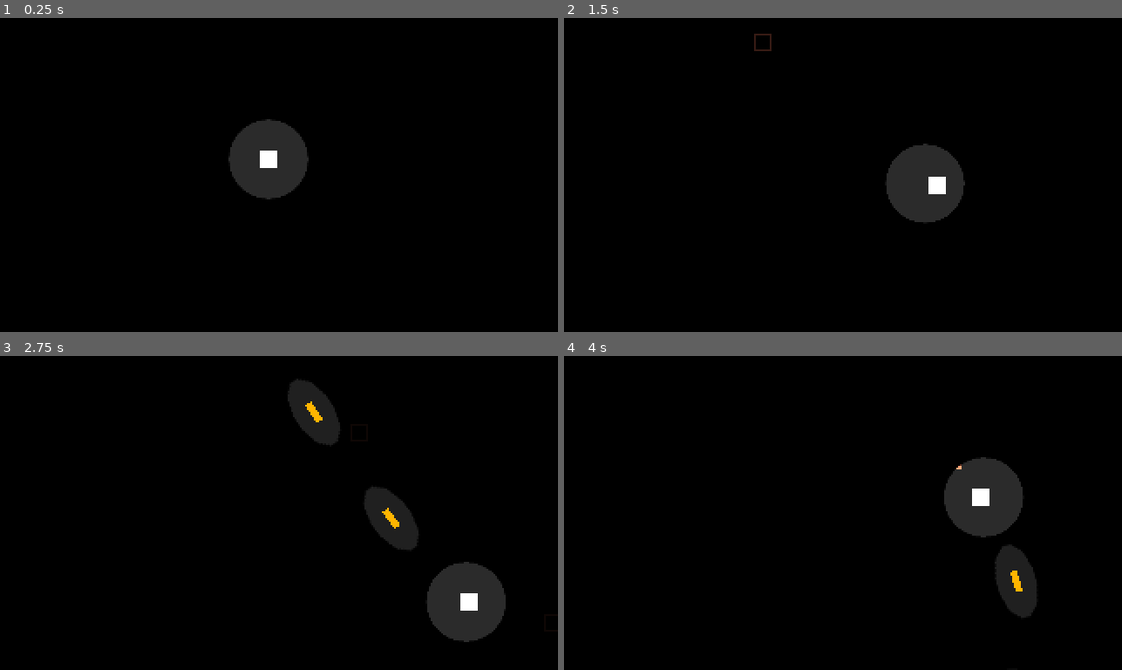
Above: before the commit, frames 1-4 (two rows, left to right).
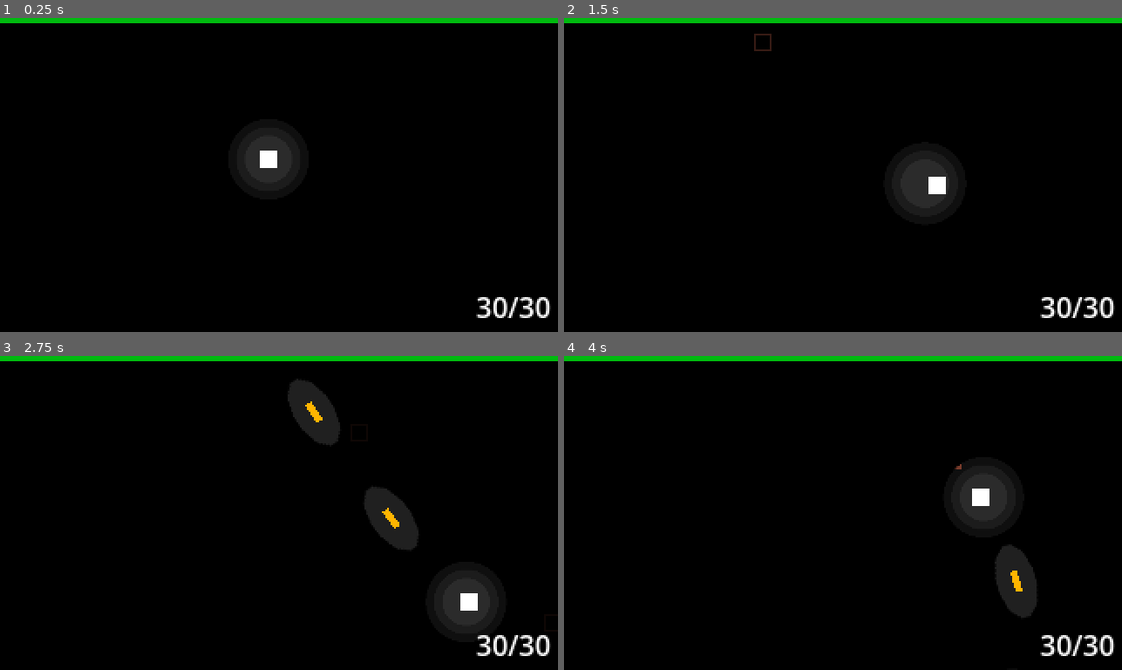
Above: after the commit, the same moments.

Repository: ThanapatrP/game-project-shooter
Game: Godot game, scene res://src/levels/test_level.tscn
Two runs of this game, one before a commit and one after it. Both use one fixed random seed, a clock stepped at 60 frames per second and the inputs below.
Inputs (mouse positions are in pixels of both pictures, inside the frame that each line leads up to):
- Up to frame 1 (0.25 s): no input
- Up to frame 2 (1.5 s): tap Enter at 0.5 s; move the mouse to (965, 159) at 0.52 s; press the mouse at (965, 159) at 0.53 s; hold D (right) 0.53-1.28 s; move the mouse to (731, 190) at 1.27 s; release the mouse at (731, 190) at 1.28 s; hold S (down) from 1.28 s (still down); right-click (731, 190) at 1.35 s
- Up to frame 3 (2.75 s): move the mouse to (334, 443) at 2.02 s; release S (down) at 2.03 s; press the mouse at (334, 443) at 2.03 s; hold D (right) from 2.03 s (still down)
- Up to frame 4 (4 s): move the mouse to (815, 575) at 2.77 s; release D (right) at 2.78 s; release the mouse at (815, 575) at 2.78 s; hold W (up) 2.78-3.53 s; right-click (815, 575) at 2.85 s; move the mouse to (1010, 560) at 3.52 s; press the mouse at (1010, 560) at 3.53 s; hold A (left) from 3.53 s (still down)

The runs differ from the first frame. In frame 1, 3.0% of the frame differs, in the area x 0-100%, y 0-96%; in frame 2, 2.9%; in frame 3, 3.0%; in frame 4, 3.1%.

Commit message:
main game loop

Diff:
--- a/src/characters/player/player.gd
+++ b/src/characters/player/player.gd
@@ -5,12 +5,16 @@
 const SPD = 80.0
 var p_input := Vector2.ZERO
 
+
 const LIGHT_RES := 128
-const DEF_LIGHT_SCALE = 40
+const DEF_LIGHT_SCALE = 64
 const PLAYER_LIGHT_SCALE = 48
 var mouse_pos : Vector2 = Vector2.ZERO
 var mouse_rad := 0.0
 var mouse_dir : Vector2 = Vector2.ZERO
+
+
+var hp = 100
 
 
 const DEF_SHOOT_CD = 0.1
--- a/src/characters/player/player.tscn
+++ b/src/characters/player/player.tscn
@@ -11,8 +11,8 @@
 
 [sub_resource type="Gradient" id="Gradient_bxhu7"]
 interpolation_mode = 1
-offsets = PackedFloat32Array(0.37013, 0.675325)
-colors = PackedColorArray(1, 1, 1, 1, 0, 0, 0, 0)
+offsets = PackedFloat32Array(0.272727, 0.402597, 0.549784, 0.688312)
+colors = PackedColorArray(1, 1, 1, 1, 1, 1, 1, 0.654902, 1, 1, 1, 0.345098, 0, 0, 0, 0)
 
 [sub_resource type="GradientTexture2D" id="GradientTexture2D_5c1al"]
 gradient = SubResource("Gradient_bxhu7")
--- /dev/null
+++ b/src/levels/ammo_label.gd
@@ -0,0 +1,6 @@
+extends Label
+
+func _process(delta: float) -> void:
+	var plr = get_node_or_null("%Player")
+	if plr != null:
+		pass
--- /dev/null
+++ b/src/levels/hp_bar_pivot.gd
@@ -0,0 +1,6 @@
+extends Node2D
+
+func _process(delta: float) -> void:
+	var plr = get_node_or_null("%Player")
+	if plr != null:
+		scale.x = clamp(plr.hp / 100, 0, 1)
--- a/src/levels/test_level.tscn
+++ b/src/levels/test_level.tscn
@@ -1,7 +1,9 @@
-[gd_scene load_steps=3 format=3 uid="uid://bcnmonal0ebkm"]
+[gd_scene load_steps=5 format=3 uid="uid://bcnmonal0ebkm"]
 
 [ext_resource type="PackedScene" uid="uid://c2uvr2f2eld2n" path="res://src/characters/player/player.tscn" id="1_1ky7t"]
 [ext_resource type="Script" uid="uid://dlkm2ubumia7v" path="res://src/levels/spawner.gd" id="2_6o3kl"]
+[ext_resource type="Script" uid="uid://djtoury4cj4ex" path="res://src/levels/hp_bar_pivot.gd" id="3_hdcac"]
+[ext_resource type="Script" uid="uid://c65tq4spr5dxh" path="res://src/levels/ammo_label.gd" id="4_br53r"]
 
 [node name="TestLevel" type="Node2D"]
 y_sort_enabled = true
@@ -23,3 +25,21 @@
 
 [node name="Spawner" type="Node" parent="."]
 script = ExtResource("2_6o3kl")
+
+[node name="CanvasLayer" type="CanvasLayer" parent="."]
+
+[node name="HpBarPivot" type="Node2D" parent="CanvasLayer"]
+script = ExtResource("3_hdcac")
+
+[node name="HpBar" type="ColorRect" parent="CanvasLayer/HpBarPivot"]
+offset_right = 320.0
+offset_bottom = 3.0
+color = Color(0, 0.729565, 0.0597753, 1)
+
+[node name="AmmoLabel" type="Label" parent="CanvasLayer"]
+offset_left = 273.0
+offset_top = 154.0
+offset_right = 316.0
+offset_bottom = 177.0
+text = "30/30"
+script = ExtResource("4_br53r")
Not shown, added: src/levels/ammo_label.gd.uid
Not shown, added: src/levels/hp_bar_pivot.gd.uid
